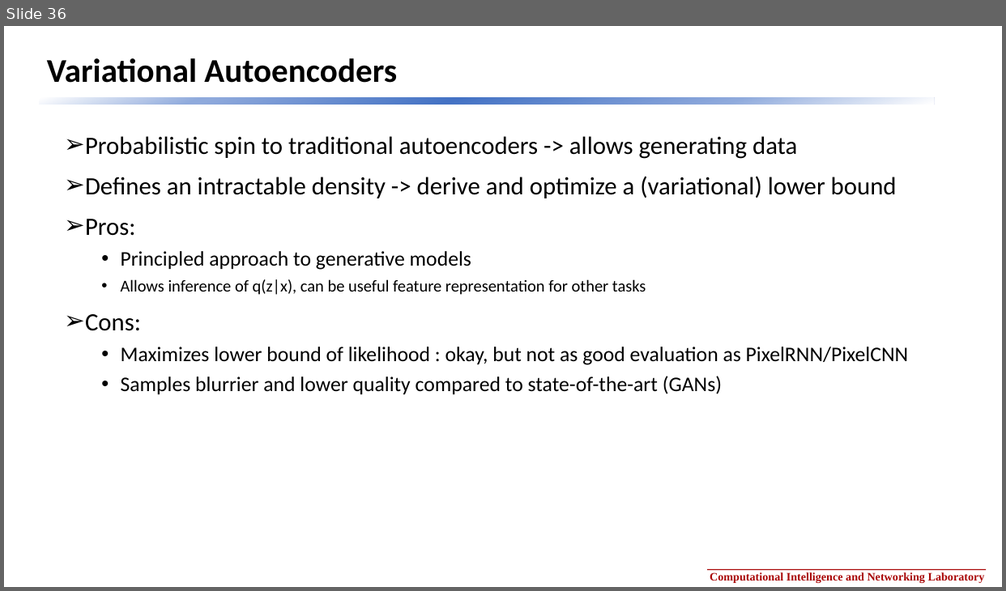
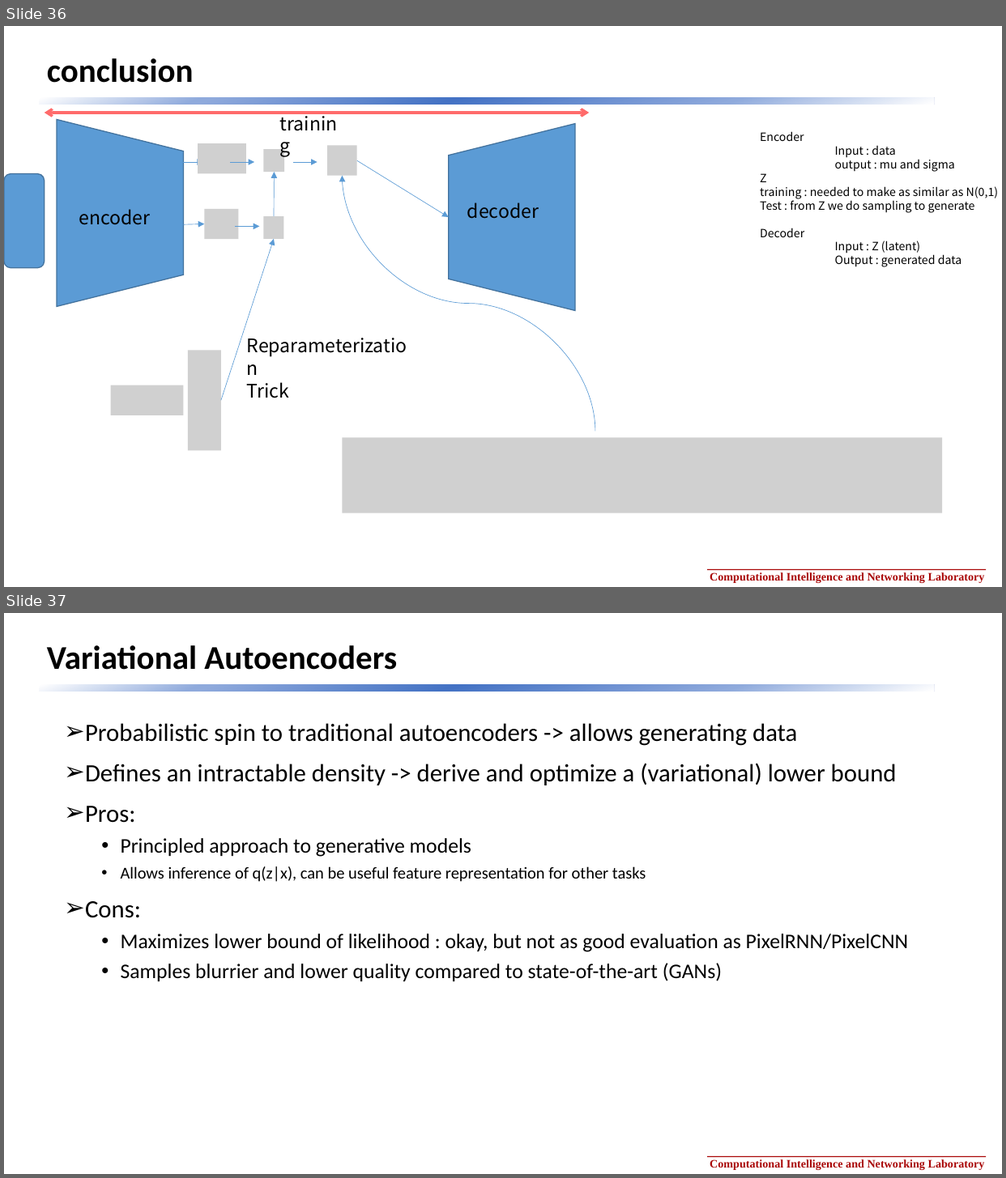
Before and after one commit to gggg8657/study, a slide deck: VAE/machine_learning2_Variational_AutoEncoder.pptx. Shown one above the other, each under a label of ours: slide 36 before the commit, slides 36 and 37 after it. The pictures are 1006x591 and 1006x1178 pixels, drawn with LibreOffice and Linux fonts; fonts in the diff are those of the drawing; grey boxes stand for pictures; background and template pictures are left out. Boxes give left, top, right and bottom in pixels: in the first picture for what was removed or moved away, otherwise in the second. Text is boxed around its words. In the diff, an @@ line names an element or a change of style, - is before the commit and + after.

```diff
--- a/VAE/machine_learning2_Variational_AutoEncoder.pptx
+++ b/VAE/machine_learning2_Variational_AutoEncoder.pptx
@@ slide 36 added at <box>4,26,1002,587</box>, background #FFFFFF; not listed: 3 template elements that a slide beside it also shows @@
@@ title added at <box>47,58,194,83</box>, 32 pt, text #000000, bold @@
+conclusion
@@ double arrow added from (44, 113) to (590, 113), #FF6B6B 2.5 pt @@
@@ trapezoid added at <box>57,119,183,306</box>, fill #5B9BD5, outline #43739E 1 pt @@
@@ text added at <box>273,109,354,139</box>, 18 pt, text #000000 @@
+training
@@ picture added at <box>198,143,246,173</box> @@
@@ picture added at <box>327,146,357,176</box> @@
@@ trapezoid added at <box>449,124,575,311</box>, fill #5B9BD5, outline #43739E 1 pt @@
@@ text added at <box>760,131,998,267</box>, 11 pt, text #000000 @@
+Encoder
+Input : data
+output : mu and sigma
+Z
+training : needed to make as similar as N(0,1)
+Test : from Z we do sampling to generate
+Decoder
+Input : Z (latent)
+Output : generated data
@@ arrow added from (184, 162) to (203, 162), #5B9BD5 0.5 pt @@
@@ arrow added from (230, 162) to (255, 162), #5B9BD5 0.5 pt @@
@@ picture added at <box>264,149,285,172</box> @@
@@ arrow added from (293, 162) to (317, 162), #5B9BD5 0.5 pt @@
@@ arrow added from (356, 160) to (449, 217), #5B9BD5 0.5 pt @@
@@ rounded rectangle added at <box>4,174,44,268</box>, fill #5B9BD5, outline #43739E 1 pt @@
@@ arrow added from (274, 216) to (275, 172), #5B9BD5 0.5 pt @@
@@ curved arrow added from (595, 432) to (343, 176), #5B9BD5 0.5 pt @@
@@ text added at <box>79,209,150,225</box>, 18 pt, text #000000 @@
+encoder
@@ picture added at <box>205,209,239,238</box> @@
@@ picture added at <box>264,216,284,238</box> @@
@@ text added at <box>467,203,539,219</box>, 18 pt, text #000000 @@
+decoder
@@ arrow added from (184, 224) to (205, 224), #5B9BD5 0.5 pt @@
@@ arrow added from (221, 400) to (274, 239), #5B9BD5 0.5 pt @@
@@ arrow added from (236, 227) to (259, 227), #5B9BD5 0.5 pt @@
@@ picture added at <box>187,350,220,450</box> @@
@@ picture added at <box>111,386,184,416</box> @@
@@ text added at <box>247,382,289,399</box>, 18 pt, text #000000 @@
+Reparameterization
+Trick
@@ picture added at <box>343,437,943,514</box> @@
@@ what was slide 36 is now slide 37 @@
```
Also in this commit, not shown: 6 slides changed, 1 other slide added, 2 other files.
